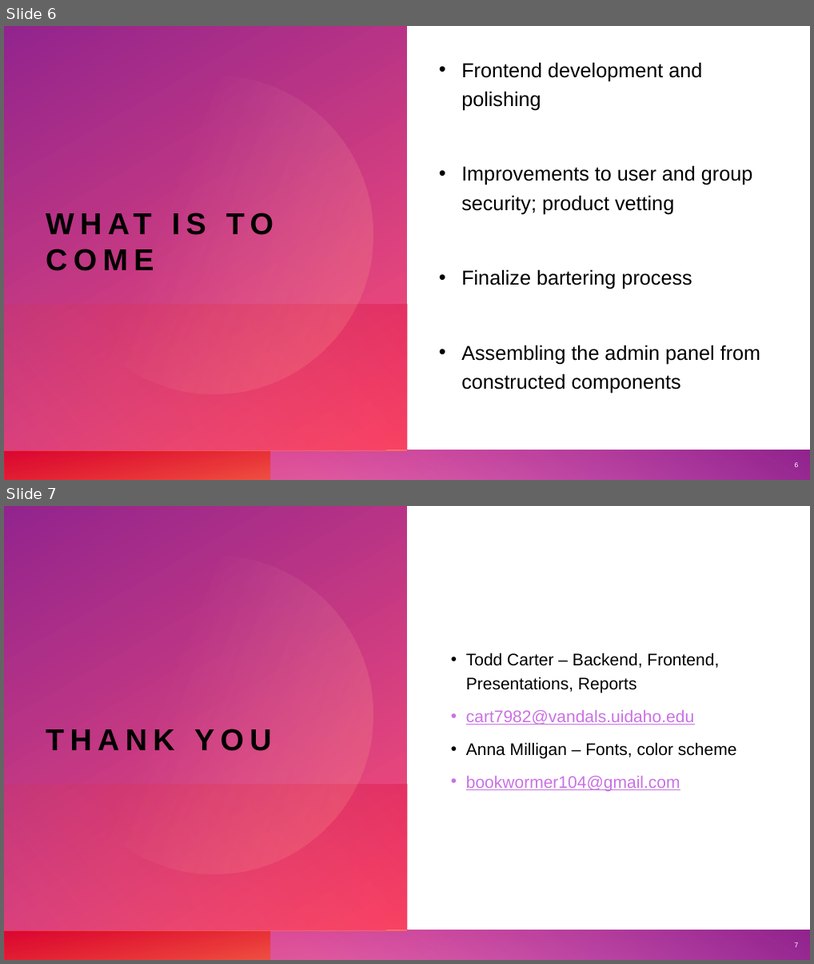
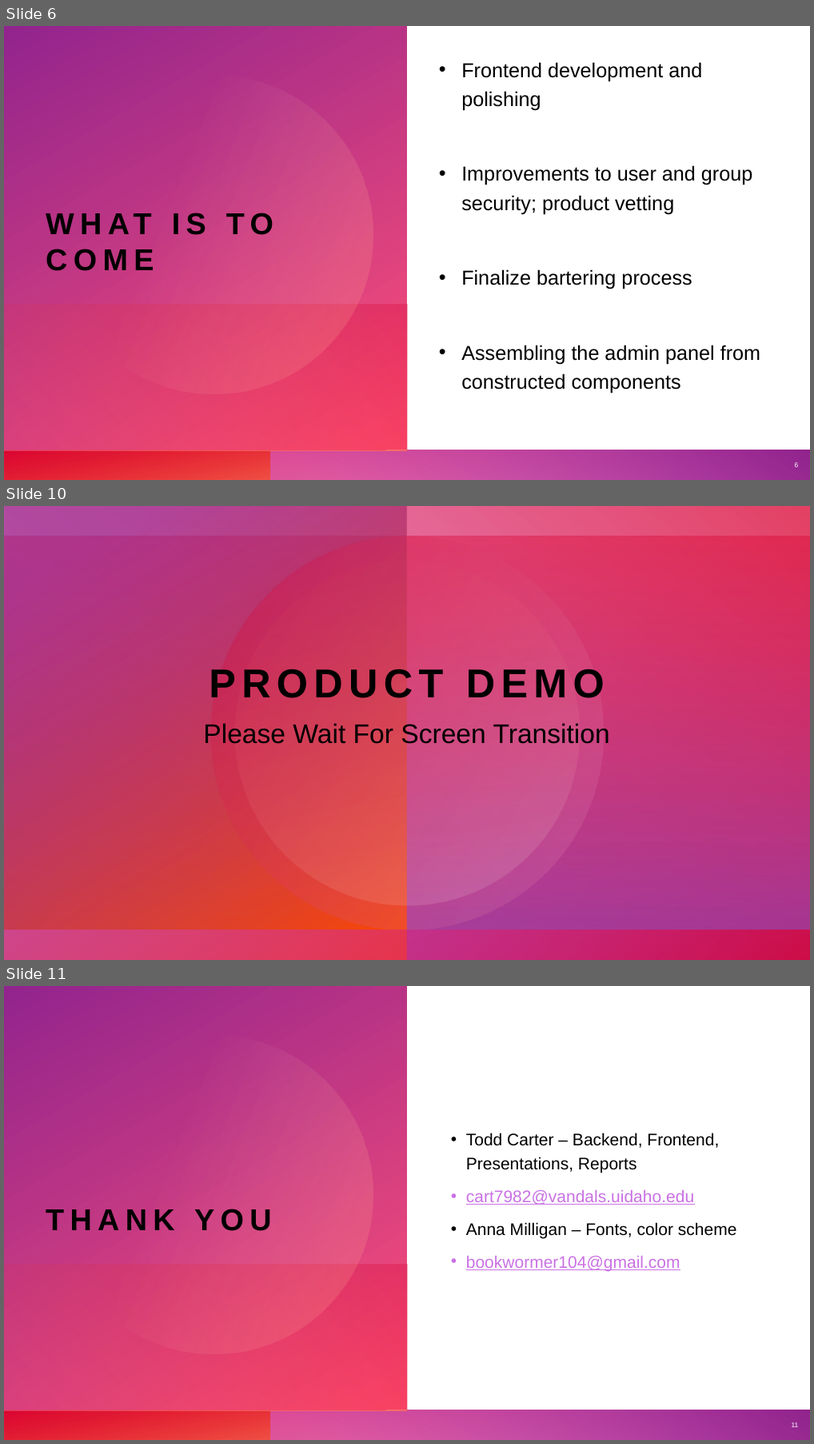
Before and after one commit to cart7982/CaravanSeraiCS360, a slide deck: CaravanSeraiCS360/Presentations/Caravanserai.pptx. Shown one above the other, each under a label of ours: slides 6 and 7 before the commit, slides 6, 10 and 11 after it; the slides between them are not shown. The pictures are 814x964 and 814x1444 pixels, drawn with LibreOffice and Linux fonts; fonts in the diff are those of the drawing. Boxes give left, top, right and bottom in pixels: in the first picture for what was removed or moved away, otherwise in the second. Text is boxed around its words. In the diff, an @@ line names an element or a change of style, - is before the commit and + after.

```diff
--- a/CaravanSeraiCS360/Presentations/Caravanserai.pptx
+++ b/CaravanSeraiCS360/Presentations/Caravanserai.pptx
@@ slide 10 added at [4,506,810,960], background #FFFFFF; not listed: 4 template elements that a slide beside it also shows @@
@@ ellipse added at [211,536,604,929], fill gradient #DA002F to #DE95C4 @@
@@ group added at [4,506,810,960]: 4 rectangles, 1 ellipse @@
@@ title added at [209,669,605,698], 48 pt, text #000000, bold @@
+PRODUCT DEMO
@@ text added at [203,721,610,748], 32 pt, text #000000 @@
+Please Wait For Screen Transition
@@ rectangle added at [4,929,810,960], fill gradient #DA002F to #D351CE @@
@@ what was slide 7 is now slide 11 @@
@@ page number at [792,1422,799,1427]: text changed @@
-7
+11
```
Also in this commit, not shown: 3 other slides added.
